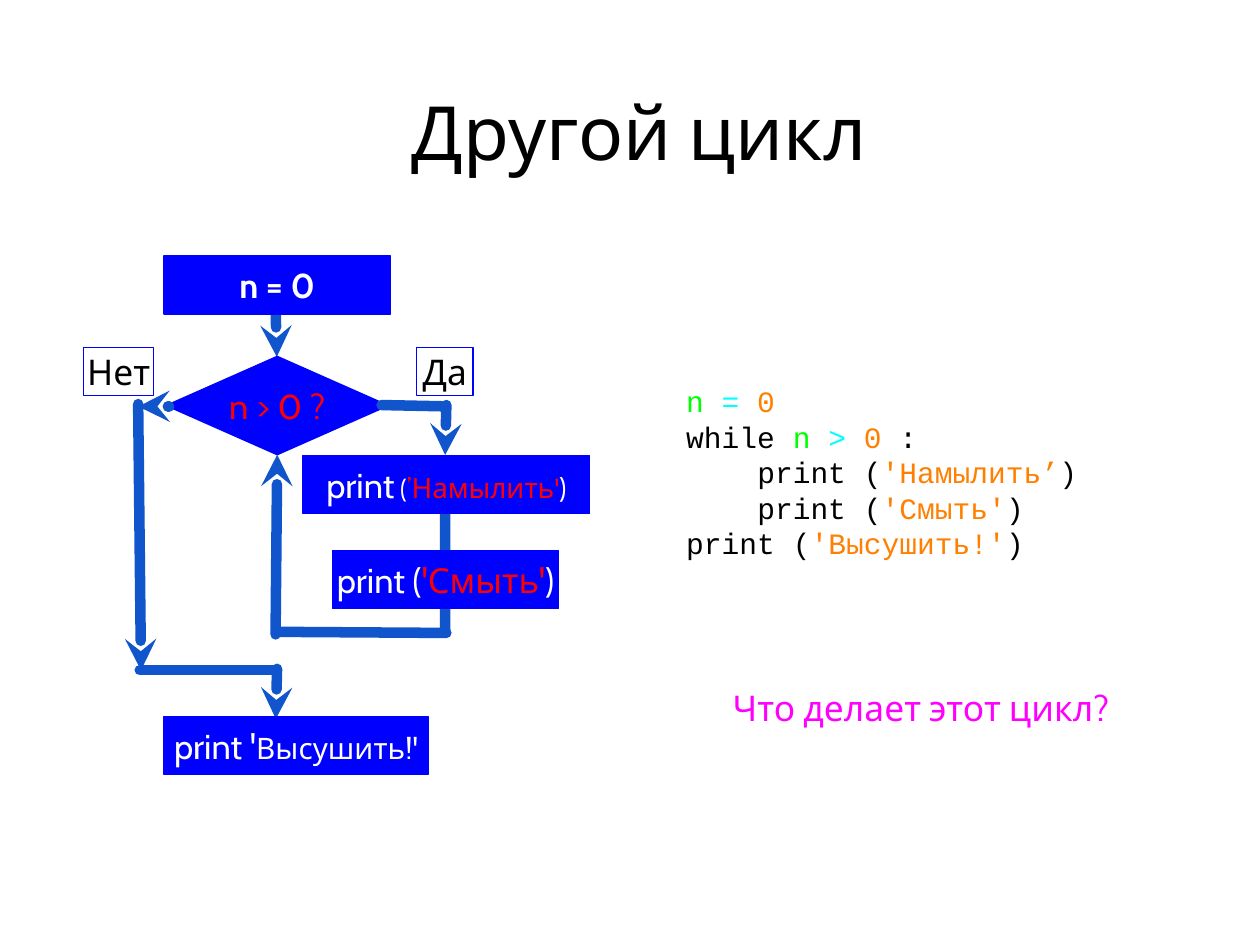
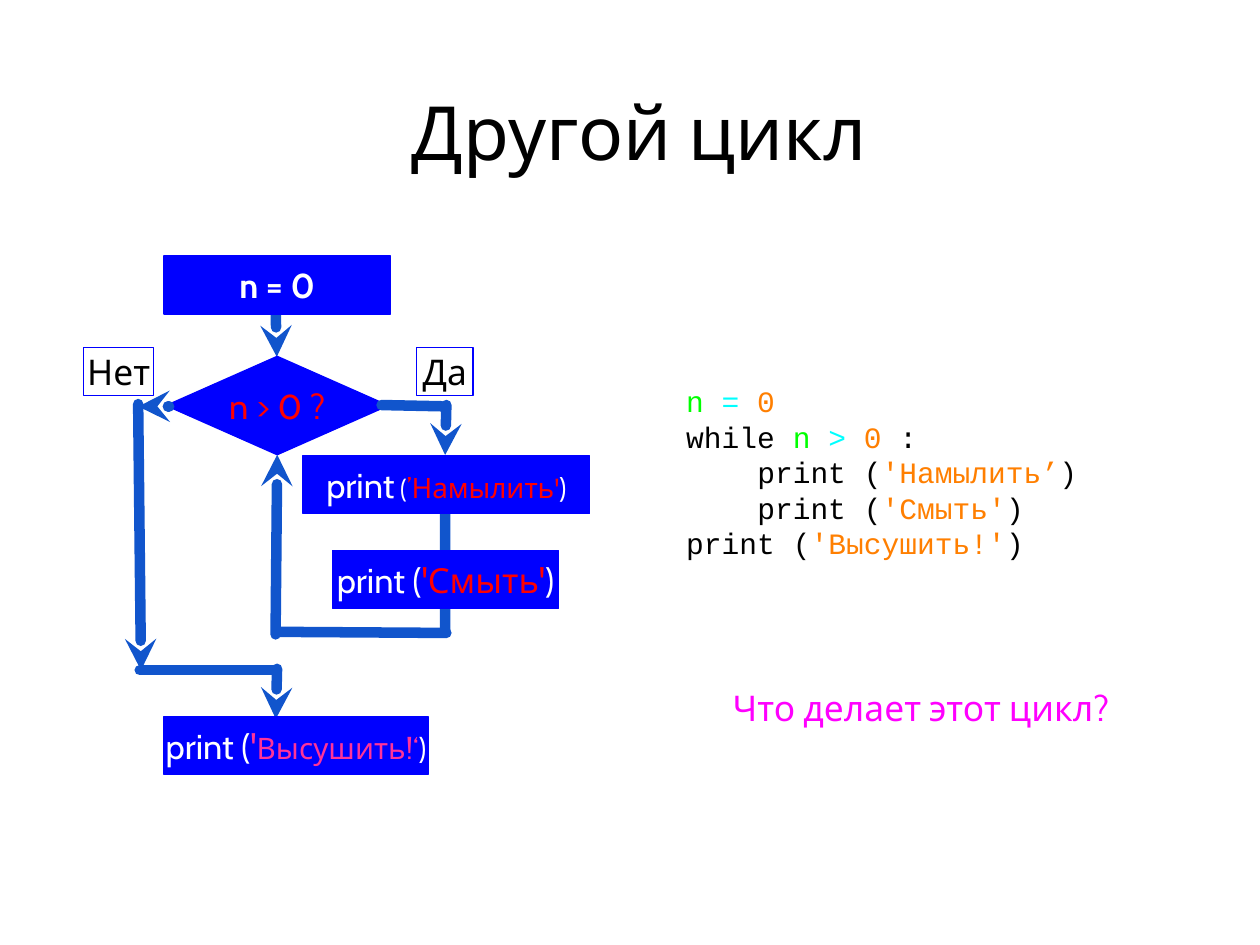
Before and after one commit to maxchv/LearnPython, a slide deck: slide 8 of week02/04.Loops.pptx. Drawn at 1260x945 pixels with LibreOffice and Linux fonts; fonts in the diff are those of the drawing. Boxes give left, top, right and bottom in pixels: in the first picture for what was removed or moved away, otherwise in the second. Text is boxed around its words. In the diff, an @@ line names an element or a change of style, - is before the commit and + after.

```diff
--- a/week02/04.Loops.pptx
+++ b/week02/04.Loops.pptx
@@ text in rectangle at (166,735,406,767): text changed; text colour #FFFFFF to #FF3399 @@
-print 'Высушить!'
+print ('Высушить!‘)
```
Also in this commit, not shown: 1 other slide changed, 9 other files.
